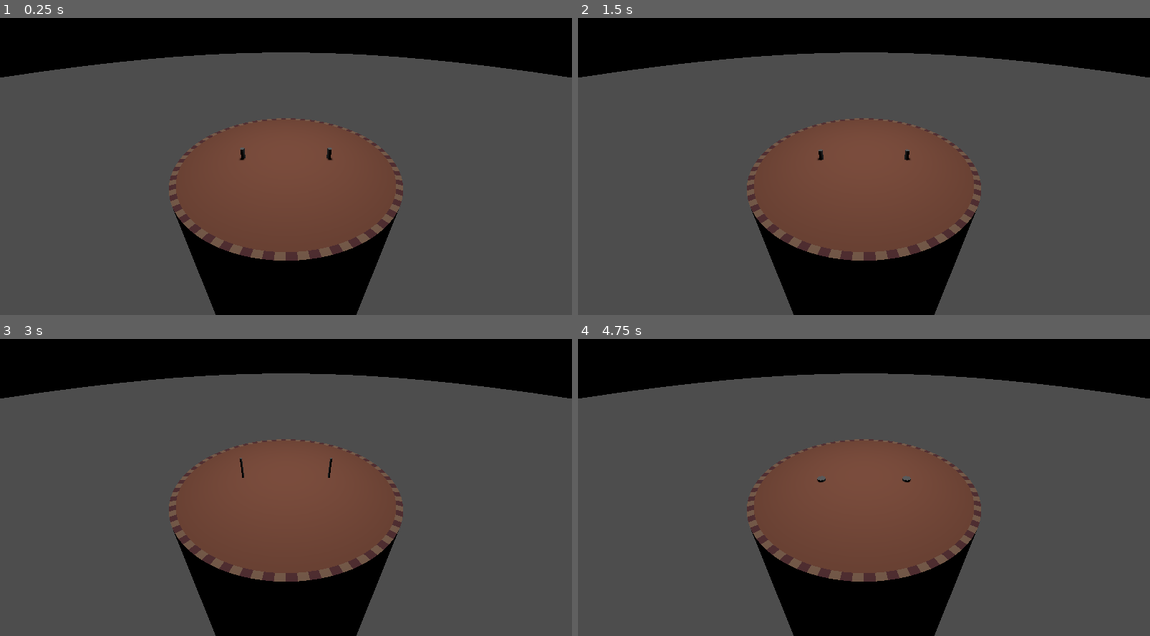
Above: before the commit, frames 1-4 (two rows, left to right).
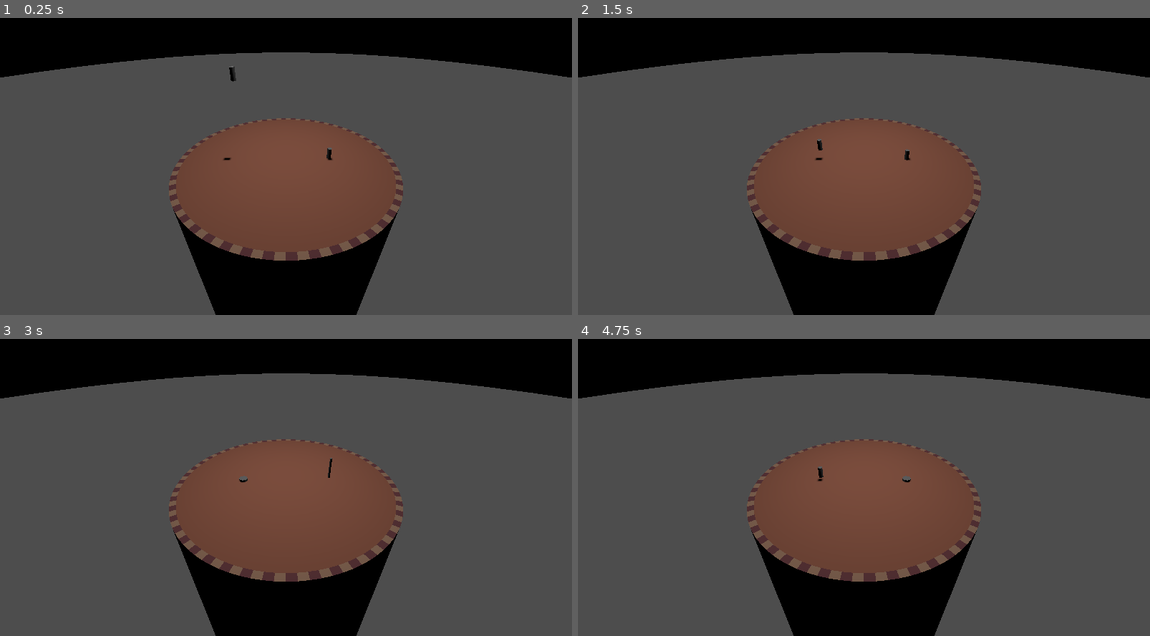
Above: after the commit, the same moments.

Repository: proximadams/Lucky-Erik-Alex-Jam-2025
Game: Godot game, scene res://World.tscn
Same seed, same stepped clock (60 frames per second), same inputs: the game is played once before the commit and once after it.
Inputs:
- Up to frame 1 (0.25 s): no input
- Up to frame 2 (1.5 s): tap Enter at 1.25 s
- Up to frame 3 (3 s): no input
- Up to frame 4 (4.75 s): no input

The runs differ from the first frame. In frame 1, less than 0.1% of the frame differs, in the area x 39-43%, y 16-48%; in frame 2, less than 0.1%; in frame 3, less than 0.1%; in frame 4, less than 0.1%.

Commit message:
sound effect added

Diff:
--- a/Player/player.gd
+++ b/Player/player.gd
@@ -1,4 +1,6 @@
 extends CharacterBody3D
+
+var bounceSmall1SoundRes = load('res://SoundEffects/BounceSmall1Sound.tscn')
 
 const SPEED = 10.0
 const GRAVITY_SPEED = 10.0
@@ -14,6 +16,7 @@
 var secondsSinceOnFloor = 0.0 # airtime?
 var isDiving = false
 var oldAirVelocity = Vector3(0,0,0)
+var oldIsOnFloor = false
 
 @export var playerID = 0
 var MAX_GROUND_TIME = 0.2
@@ -30,7 +33,10 @@
 		oldAirVelocity = velocity
 
 	if is_on_floor():
-		$AnimationPlayer.play('SquishJump')
+		if not oldIsOnFloor:
+			oldIsOnFloor = true
+			$AnimationPlayer.play('SquishJump')
+			add_child(bounceSmall1SoundRes.instantiate())
 		isDiving = false
 		currGroundTime += delta
 		velocity = Vector3(0,0,0)
@@ -44,6 +50,8 @@
 			velocity.y = JUMP_VELOCITY
 			velocity.x = (rotation.z * SPEED * -0.7) + (oldAirVelocity.x * 0.3)
 			velocity.z = (rotation.x * SPEED * 0.7) + (oldAirVelocity.z * 0.3)
+	elif oldIsOnFloor:
+		oldIsOnFloor = false
 
 	elif isDiving: # we are NOT diving i we're on the floor
 		velocity.y = -JUMP_VELOCITY * divePower
--- a/Player/player.tscn
+++ b/Player/player.tscn
@@ -4,6 +4,21 @@
 
 [sub_resource type="SphereShape3D" id="SphereShape3D_bvhw4"]
 radius = 0.2
+
+[sub_resource type="Animation" id="Animation_ykjkq"]
+length = 0.001
+tracks/0/type = "value"
+tracks/0/imported = false
+tracks/0/enabled = true
+tracks/0/path = NodePath("Visuals:scale")
+tracks/0/interp = 1
+tracks/0/loop_wrap = true
+tracks/0/keys = {
+"times": PackedFloat32Array(0),
+"transitions": PackedFloat32Array(1),
+"update": 0,
+"values": [Vector3(1, 1, 1)]
+}
 
 [sub_resource type="Animation" id="Animation_ymuik"]
 resource_name = "SquishJump"
@@ -20,21 +35,6 @@
 "transitions": PackedFloat32Array(1, 1, 1, 1, 1),
 "update": 0,
 "values": [Vector3(1, 1, 1), Vector3(2, 0.25, 2), Vector3(2, 0.25, 2), Vector3(0.5, 2, 0.5), Vector3(1, 1, 1)]
-}
-
-[sub_resource type="Animation" id="Animation_ykjkq"]
-length = 0.001
-tracks/0/type = "value"
-tracks/0/imported = false
-tracks/0/enabled = true
-tracks/0/path = NodePath("Visuals:scale")
-tracks/0/interp = 1
-tracks/0/loop_wrap = true
-tracks/0/keys = {
-"times": PackedFloat32Array(0),
-"transitions": PackedFloat32Array(1),
-"update": 0,
-"values": [Vector3(1, 1, 1)]
 }
 
 [sub_resource type="AnimationLibrary" id="AnimationLibrary_h03nl"]
--- /dev/null
+++ b/SoundEffects/BounceSmall1Sound.tscn
@@ -0,0 +1,9 @@
+[gd_scene load_steps=2 format=3 uid="uid://mup50pcmuicx"]
+
+[ext_resource type="AudioStream" uid="uid://mdntfat5p0ir" path="res://SoundEffects/BounceSmall1.mp3" id="1_a6sn3"]
+
+[node name="BounceSmall1Sound" type="AudioStreamPlayer"]
+stream = ExtResource("1_a6sn3")
+autoplay = true
+
+[connection signal="finished" from="." to="." method="queue_free"]
--- a/World.tscn
+++ b/World.tscn
@@ -39,7 +39,7 @@
 spot_range = 100.0
 
 [node name="Player_0" parent="." instance=ExtResource("4_eiw2n")]
-transform = Transform3D(1, 0, 0, 0, 1, 0, 0, 0, 1, 0, 3, -4)
+transform = Transform3D(1, 0, 0, 0, 1, 0, 0, 0, 1, 0, 10, -4)
 
 [node name="Player_1" parent="." instance=ExtResource("4_eiw2n")]
 transform = Transform3D(1, 0, 0, 0, 1, 0, 0, 0, 1, 0, 3, 4)
Not shown, changed: BoxArt/EmbedWebImage.png.import
Not shown, added: BoxArt/Hoodoo.jpg.import
Not shown, added: SoundEffects/BounceSmall1.mp3.import
Not shown, changed: .DS_Store
Not shown, added: SoundEffects/.DS_Store
Not shown, added: SoundEffects/Audacity/BounceSmall1.aup3
Not shown, added: SoundEffects/BounceSmall1.mp3
